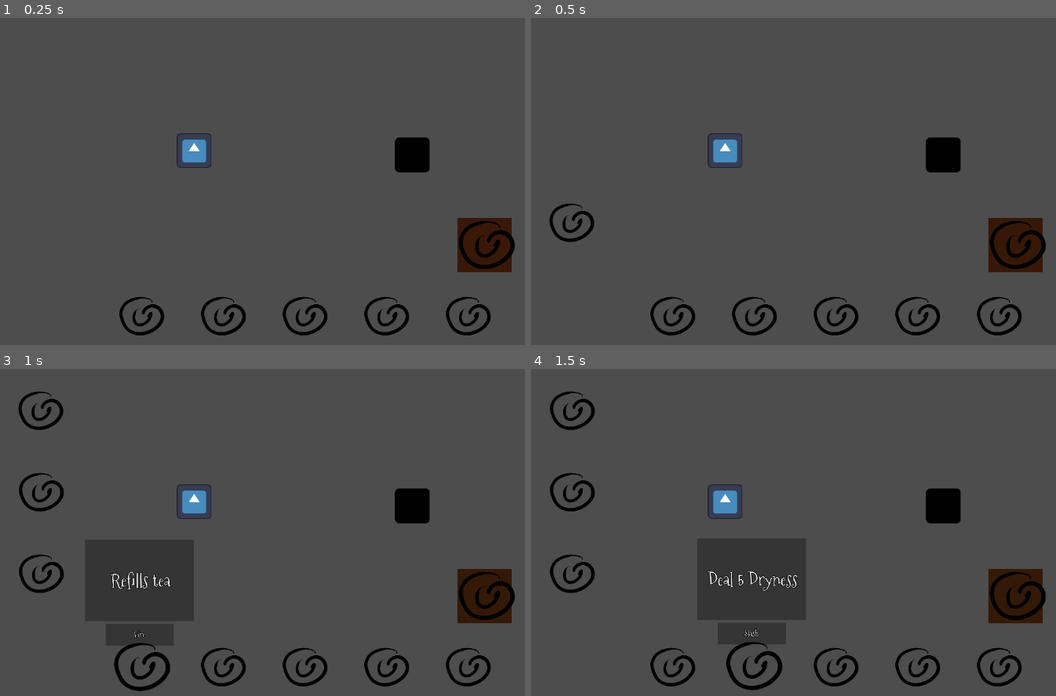
Above: before the commit, frames 1-4 (two rows, left to right).
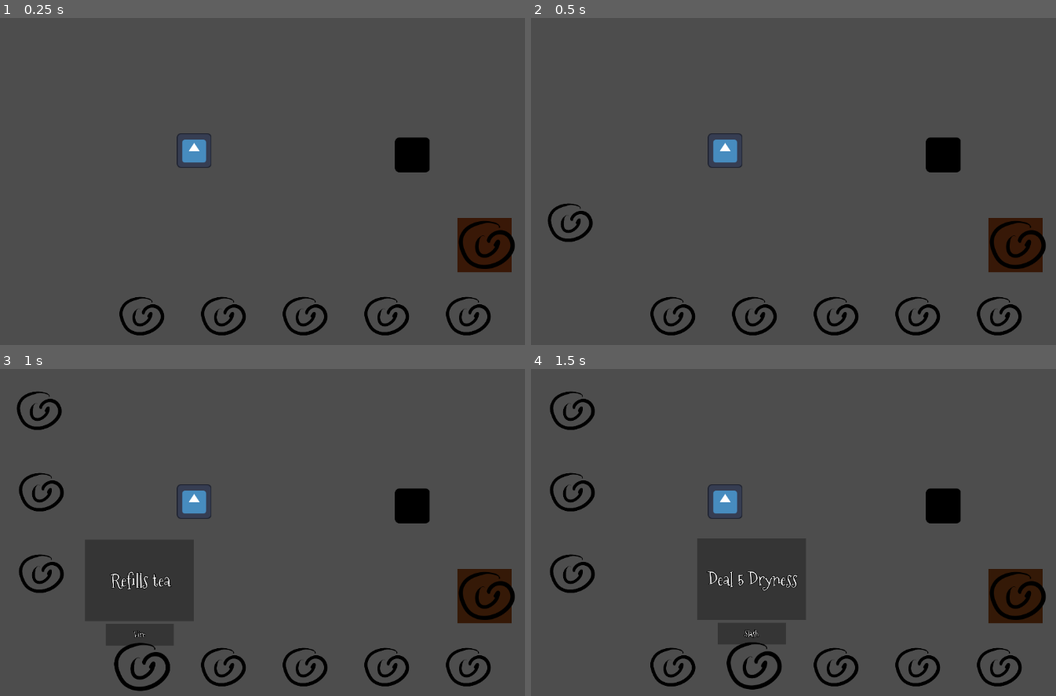
Above: after the commit, the same moments.

Repository: Ofir160/Alice-in-biscuitland
Game: Godot game, scene res://Scenes/battle.tscn
Same seed, same stepped clock (60 frames per second), same inputs: the game is played once before the commit and once after it. The engine's default icon, where the game draws it, is replaced by a stand-in: a white triangle on a blue panel in a dark square.
Inputs (mouse positions are in pixels of both pictures, inside the frame that each line leads up to):
- Up to frame 1 (0.25 s): no input
- Up to frame 2 (0.5 s): no input
- Up to frame 3 (1 s): move the mouse to (136, 666) at 0.52 s; hold Right (ui_right) from 0.53 s (still down); click (136, 666) at 0.6 s
- Up to frame 4 (1.5 s): move the mouse to (751, 666) at 1.27 s; release Right (ui_right) at 1.28 s; hold Down (ui_down) from 1.28 s (still down); click (751, 666) at 1.35 s

Frame 1 is identical in both runs. In frame 2, 0.2% of the frame differs, in the area x 3-13%, y 56-69%; in frame 3, 0.2%, in the area x 3-32%, y 6-68%; in frame 4, 0.2%.

Commit message:
Edit Project settings
Add directional keys and fix jitter in map scene

Diff:
--- a/alice-in-biscuitland/project.godot
+++ b/alice-in-biscuitland/project.godot
@@ -22,3 +22,36 @@
 "events": [Object(InputEventMouseButton,"resource_local_to_scene":false,"resource_name":"","device":-1,"window_id":0,"a …(253 unchanged characters)…
 ]
 }
+left={
+"deadzone": 0.2,
+"events": [Object(InputEventKey,"resource_local_to_scene":false,"resource_name":"","device":0,"window_id":0,"alt_pressed":false,"shift_pressed":false,"ctrl_pressed":false,"meta_pressed":false,"pressed":false,"keycode":0,"physical_keycode":4194319,"key_label":0,"unicode":0,"location":0,"echo":false,"script":null)
+, Object(InputEventKey,"resource_local_to_scene":false,"resource_name":"","device":0,"window_id":0,"alt_pressed":false,"shift_pressed":false,"ctrl_pressed":false,"meta_pressed":false,"pressed":false,"keycode":0,"physical_keycode":65,"key_label":0,"unicode":0,"location":0,"echo":false,"script":null)
+, Object(InputEventJoypadMotion,"resource_local_to_scene":false,"resource_name":"","device":-1,"axis":0,"axis_value":-1.0,"script":null)
+]
+}
+right={
+"deadzone": 0.2,
+"events": [Object(InputEventJoypadMotion,"resource_local_to_scene":false,"resource_name":"","device":-1,"axis":0,"axis_value":1.0,"script":null)
+, Object(InputEventKey,"resource_local_to_scene":false,"resource_name":"","device":0,"window_id":0,"alt_pressed":false,"shift_pressed":false,"ctrl_pressed":false,"meta_pressed":false,"pressed":false,"keycode":0,"physical_keycode":4194321,"key_label":0,"unicode":0,"location":0,"echo":false,"script":null)
+, Object(InputEventKey,"resource_local_to_scene":false,"resource_name":"","device":0,"window_id":0,"alt_pressed":false,"shift_pressed":false,"ctrl_pressed":false,"meta_pressed":false,"pressed":false,"keycode":0,"physical_keycode":68,"key_label":0,"unicode":0,"location":0,"echo":false,"script":null)
+]
+}
+up={
+"deadzone": 0.2,
+"events": [Object(InputEventKey,"resource_local_to_scene":false,"resource_name":"","device":0,"window_id":0,"alt_pressed":false,"shift_pressed":false,"ctrl_pressed":false,"meta_pressed":false,"pressed":false,"keycode":0,"physical_keycode":4194320,"key_label":0,"unicode":0,"location":0,"echo":false,"script":null)
+, Object(InputEventJoypadMotion,"resource_local_to_scene":false,"resource_name":"","device":-1,"axis":1,"axis_value":-1.0,"script":null)
+, Object(InputEventKey,"resource_local_to_scene":false,"resource_name":"","device":0,"window_id":0,"alt_pressed":false,"shift_pressed":false,"ctrl_pressed":false,"meta_pressed":false,"pressed":false,"keycode":0,"physical_keycode":87,"key_label":0,"unicode":0,"location":0,"echo":false,"script":null)
+]
+}
+down={
+"deadzone": 0.2,
+"events": [Object(InputEventKey,"resource_local_to_scene":false,"resource_name":"","device":0,"window_id":0,"alt_pressed":false,"shift_pressed":false,"ctrl_pressed":false,"meta_pressed":false,"pressed":false,"keycode":0,"physical_keycode":83,"key_label":0,"unicode":0,"location":0,"echo":false,"script":null)
+, Object(InputEventKey,"resource_local_to_scene":false,"resource_name":"","device":0,"window_id":0,"alt_pressed":false,"shift_pressed":false,"ctrl_pressed":false,"meta_pressed":false,"pressed":false,"keycode":0,"physical_keycode":4194322,"key_label":0,"unicode":0,"location":0,"echo":false,"script":null)
+, Object(InputEventJoypadMotion,"resource_local_to_scene":false,"resource_name":"","device":-1,"axis":1,"axis_value":1.0,"script":null)
+]
+}
+
+[physics]
+
+common/physics_jitter_fix=0.8
+common/physics_interpolation=true
